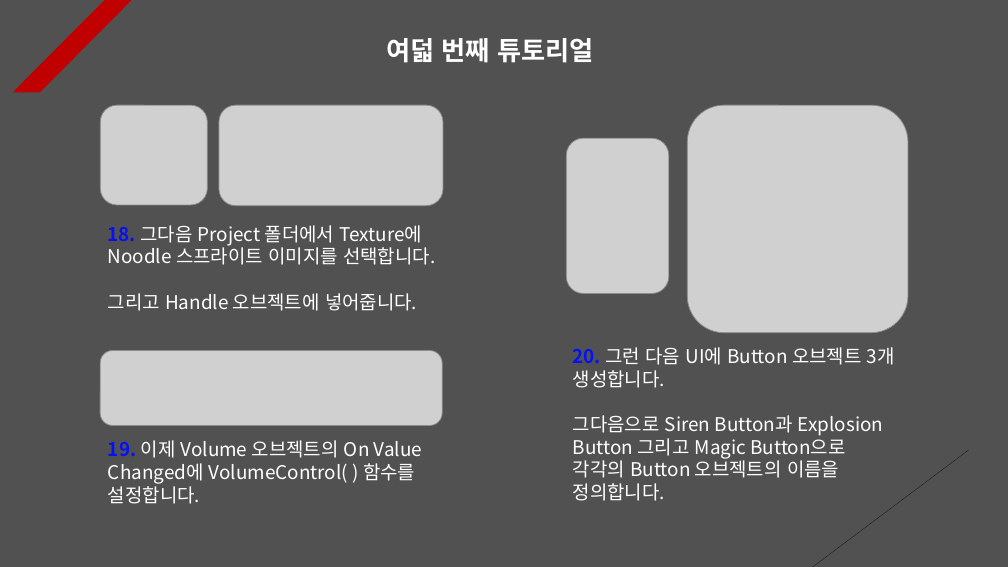
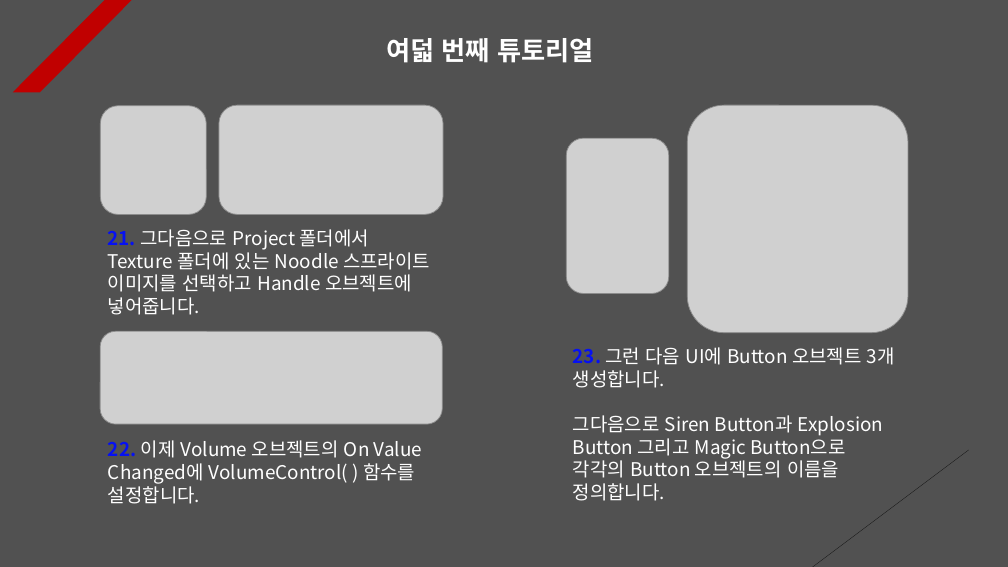
Before and after one commit to Unity2033/3D-UnityEngine, a slide deck: slide 9 of Assets/Class/Sound/PPT Data/Sound Example.pptx. Drawn at 1008x567 pixels with LibreOffice and Linux fonts; fonts in the diff are those of the drawing; grey boxes stand for pictures. Boxes give left, top, right and bottom in pixels: in the first picture for what was removed or moved away, otherwise in the second. Text is boxed around its words. In the diff, an @@ line names an element or a change of style, - is before the commit and + after.

```diff
--- a/Assets/Class/Sound/PPT Data/Sound Example.pptx
+++ b/Assets/Class/Sound/PPT Data/Sound Example.pptx
@@ picture resized from (x1=101, y1=105, x2=208, y2=205) to (x1=101, y1=106, x2=206, y2=215) @@
@@ picture resized from (x1=219, y1=105, x2=443, y2=206) to (x1=219, y1=105, x2=443, y2=215) @@
@@ text at (x1=108, y1=229, x2=430, y2=315): text changed @@
-18. 그다음 Project 폴더에서 Texture에 Noodle 스프라이트 이미지를 선택합니다.
-그리고 Handle 오브젝트에 넣어줍니다.
+21. 그다음으로 Project 폴더에서 Texture 폴더에 있는 Noodle 스프라이트 이미지를 선택하고 Handle 오브젝트에 넣어줍니다.
@@ picture resized from (x1=100, y1=351, x2=442, y2=426) to (x1=100, y1=331, x2=442, y2=424) @@
@@ text at (x1=573, y1=347, x2=895, y2=388): text changed @@
-20. 그런 다음 UI에 Button 오브젝트 3개 생성합니다.
+23. 그런 다음 UI에 Button 오브젝트 3개 생성합니다.
@@ text at (x1=108, y1=440, x2=422, y2=504): text changed @@
-19. 이제 Volume 오브젝트의 On Value Changed에 VolumeControl( ) 함수를 설정합니다.
+22. 이제 Volume 오브젝트의 On Value Changed에 VolumeControl( ) 함수를 설정합니다.
```
Also in this commit, not shown: 5 other slides changed, 23 other files.
